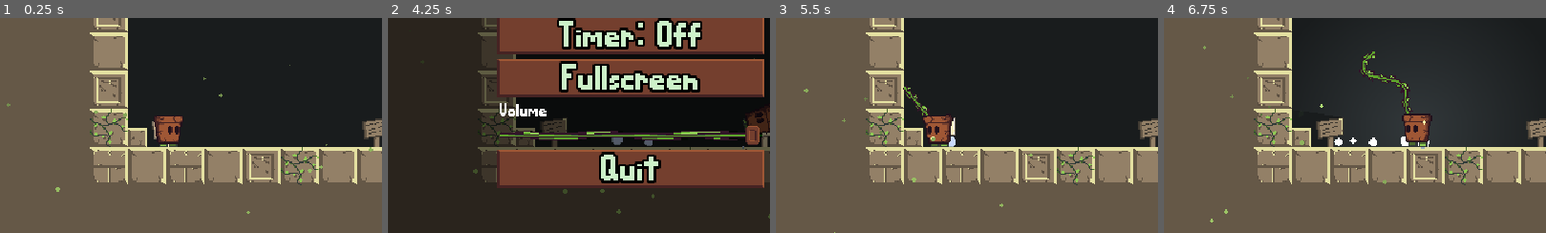
Above: before the commit, frames 1-4 (left to right).
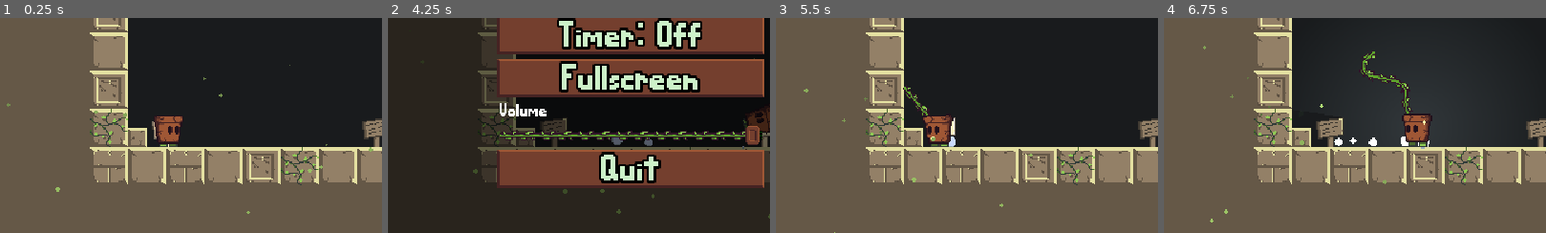
Above: after the commit, the same moments.

Repository: Sciman101/SecretSanta2020
Game: Godot game, scene res://scenes/Level.tscn
The game is run twice, just before and just after one commit, with the same random seed, the same clock (stepped at 60 frames per second) and the same inputs.
Inputs (mouse positions are % of the whole screen's width and height, from its top left):
- Up to frame 1 (0.25 s): no input
- Up to frame 2 (4.25 s): tap A (left) at 0.5 s; move the mouse to (72, 45) at 0.52 s; hold D (right) 0.53-2.03 s; click (72, 45) at 0.6 s; tap W (jump) at 0.77, 1.52, 3.02, 3.77 s; move the mouse to (30, 55) at 1.27 s; tap S (retract) at 1.35, 2.85 s; click (30, 55) at 1.42 s; tap Space at 2 s; move the mouse to (60, 28) at 2.02 s; hold A (left) 2.03-2.78 s; click (60, 28) at 2.1 s; move the mouse to (45, 70) at 2.77 s; hold D (right) from 2.78 s (still down); click (45, 70) at 2.92 s; move the mouse to (80, 65) at 3.52 s; click (80, 65) at 3.6 s; tap Escape at 4.15 s
- Up to frame 3 (5.5 s): release D (right) at 4.25 s; click "Restart Game" at 4.25 s; tap A (left) at 5 s; move the mouse to (20, 35) at 5.02 s; hold A (left) from 5.03 s (still down); tap S (retract) at 5.1 s; click (20, 35) at 5.17 s; tap W (jump) at 5.27 s
- Up to frame 4 (6.75 s): move the mouse to (55, 50) at 5.77 s; release A (left) at 5.78 s; hold D (right) 5.78-6.53 s; click (55, 50) at 5.85 s; move the mouse to (35, 25) at 6.52 s; hold A (left) from 6.53 s (still down); tap S (retract) at 6.6 s; click (35, 25) at 6.67 s
The pictures show only the part of the screen within x 18-68%, y 50-100%; the shares and areas given below are measured in that part.

The runs differ from the first frame. In frame 2, 1.2% of the frame differs, in the area x 29-98%, y 52-57%; in frame 3, less than 0.1%; in frame 4, less than 0.1%.

Commit message:
Mouse stuff

Diff:
--- a/project.godot
+++ b/project.godot
@@ -114,7 +114,6 @@
 
 [rendering]
 
-quality/driver/driver_name="GLES2"
 quality/2d/use_nvidia_rect_flicker_workaround=true
 quality/intended_usage/framebuffer_allocation=0
 quality/intended_usage/framebuffer_allocation.mobile=0
@@ -122,5 +121,5 @@
 quality/shadows/filter_mode=0
 quality/reflections/texture_array_reflections=false
 quality/reflections/high_quality_ggx=false
+quality/subsurface_scattering/quality=0
 environment/default_environment="res://default_env.tres"
-quality/subsurface_scattering/quality=0
--- a/scenes/Tiles.tres
+++ b/scenes/Tiles.tres
@@ -19,6 +19,7 @@
 
 	COLOR = texture(TEXTURE,UV+offset*0.05);
 }"
+custom_defines = ""
 
 [sub_resource type="ShaderMaterial" id=2]
 shader = SubResource( 1 )
@@ -106,6 +107,7 @@
 
 	COLOR = c;
 }"
+custom_defines = ""
 
 [sub_resource type="ShaderMaterial" id=27]
 shader = SubResource( 26 )
--- a/scripts/Game.gd
+++ b/scripts/Game.gd
@@ -24,6 +24,7 @@
 func _ready() -> void:
 	load_settings()
 	pause_mode = Node.PAUSE_MODE_PROCESS
+	Input.set_mouse_mode(Input.MOUSE_MODE_CONFINED)
 
 
 # Quit the game when appropriate
--- a/scripts/PauseMenu.gd
+++ b/scripts/PauseMenu.gd
@@ -13,6 +13,7 @@
 
 func set_visible(visible:bool) -> void:
 	bg.visible = visible
+	Input.set_mouse_mode(Input.MOUSE_MODE_CONFINED if not visible else Input.MOUSE_MODE_VISIBLE)
 	if visible:
 		Game.hud.show_flower_count()
 	else:
